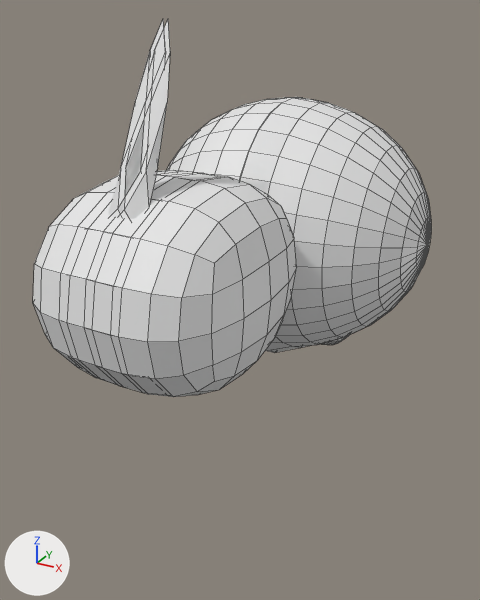
The FBX model Assets/[HADESJORNEY]/Fantasma/Fantasma.fbx as it was, and as the next commit left it.
Rendered twice from a 50 mm lens placed at (-6.481, -0.529, 0.677), pointed at (-7.129, 0.649, 0.088). The axes (+X, +Y, +Z) are drawn at lower left. The lights are the same throughout. The picture after the commit comes second. Mesh edges are drawn as thin lines.

Names of what the first picture shows: 'Esfera.003'.
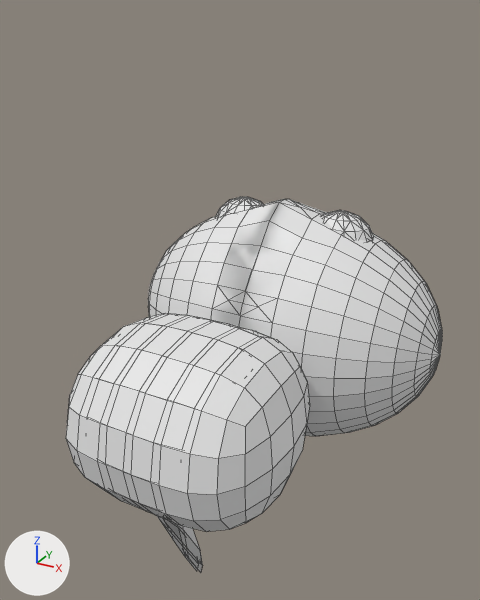
Boxes (x1, y1, x2, y2) around the edits, measured in the pictures (480 x 600 px; the box of a moved part takes in the faces that stretch with it):
'Esfera.003', reshaped, rescaled
    before: (33, 19, 431, 397)
    after: (66, 197, 442, 573)
part 1 of me_esfera_004, moved or reshaped (not visible before)
    after: (216, 197, 263, 217)
part 2 of me_esfera_004, moved or reshaped
    before: (88, 173, 297, 397)
    after: (127, 321, 310, 532)
part 3 of me_esfera_004, moved or reshaped
    before: (120, 19, 170, 220)
    after: (164, 519, 202, 573)
part 4 of me_esfera_004, moved or reshaped (mostly hidden before)
    before: (322, 335, 349, 345)
    after: (323, 210, 374, 241)
part 5 of me_esfera_004, moved or reshaped
    before: (33, 170, 197, 386)
    after: (66, 314, 226, 512)
part 6 of me_esfera_004, moved or reshaped
    before: (108, 20, 164, 219)
    after: (156, 515, 197, 571)
part 7 of me_esfera_004, moved or reshaped (not visible before)
    after: (245, 200, 255, 209)
part 8 of me_esfera_004, added
    after: (148, 199, 442, 436)
part 9 of me_esfera_004, cut back
    before: (167, 97, 431, 353)

The edits, one by one:
me_esfera_004 is used by ob_esfera_003; location (-7.095, 0.835, 0.1); scale (0.0663, 0.0663, 0.0666).
me_esfera_004 had 1806 vertices, 1902 faces and spanned x -4.8..4.8, y -10.7..5.8, z -2.8..8.5.
me_esfera_004 now has 1785 vertices, 1902 faces and spans x -0.4..0.4, y -0.6..0.4, z -0.6..0.2.
me_esfera_004 part 1: the loose piece of 130 vertices spanning x -2.5..-0.6, y -1.1..1.0, z -2.5..-0.5 is scaled about the mesh origin by (0.0777, 0.0608, -0.0666).
me_esfera_004 part 2: the loose piece of 162 vertices spanning x -2.6..2.8, y -10.7..-3.8, z -0.4..4.9 is scaled about the mesh origin by (0.0777, 0.0608, -0.0666).
me_esfera_004 part 3: the loose piece of 30 vertices spanning x -0.3..0.5, y -9.5..-7.2, z 4.1..8.5 is scaled about the mesh origin by (0.0777, 0.0608, -0.0666).
me_esfera_004 part 4: the loose piece of 130 vertices spanning x 0.6..2.5, y -1.1..1.0, z -2.5..-0.5 is scaled about the mesh origin by (0.0777, 0.0608, -0.0666).
me_esfera_004 part 5: the loose piece of 162 vertices spanning x -2.8..2.6, y -10.7..-3.8, z -0.4..4.9 is scaled about the mesh origin by (0.0777, 0.0608, -0.0666).
me_esfera_004 part 6: the loose piece of 30 vertices spanning x -0.5..0.3, y -9.5..-7.2, z 4.1..8.5 is scaled about the mesh origin by (0.0777, 0.0608, -0.0666).
me_esfera_004 part 7: the loose piece of 49 vertices spanning x -2.5..-0.6, y -1.1..1.0, z -2.5..-0.6 is scaled about the mesh origin by (0.0777, 0.0608, -0.0666).
me_esfera_004 part 8: a new loose piece of 957 vertices spanning x -0.4..0.4, y -0.3..0.2, z -0.4..0.2.
me_esfera_004 part 9: 980 vertices removed from x -4.8..4.8, y -4.4..4.0, z -2.8..6.0; 2 vertices added at x -0.1..0.1, y 0.0, z 0.0.
Other edits to the shape of me_esfera_004 do not show in these pictures.
Object 'Esfera.003' (ob_esfera_003) is rescaled from (0.0663, 0.0663, 0.0666) to (1.0, 1.0, 1.0).
